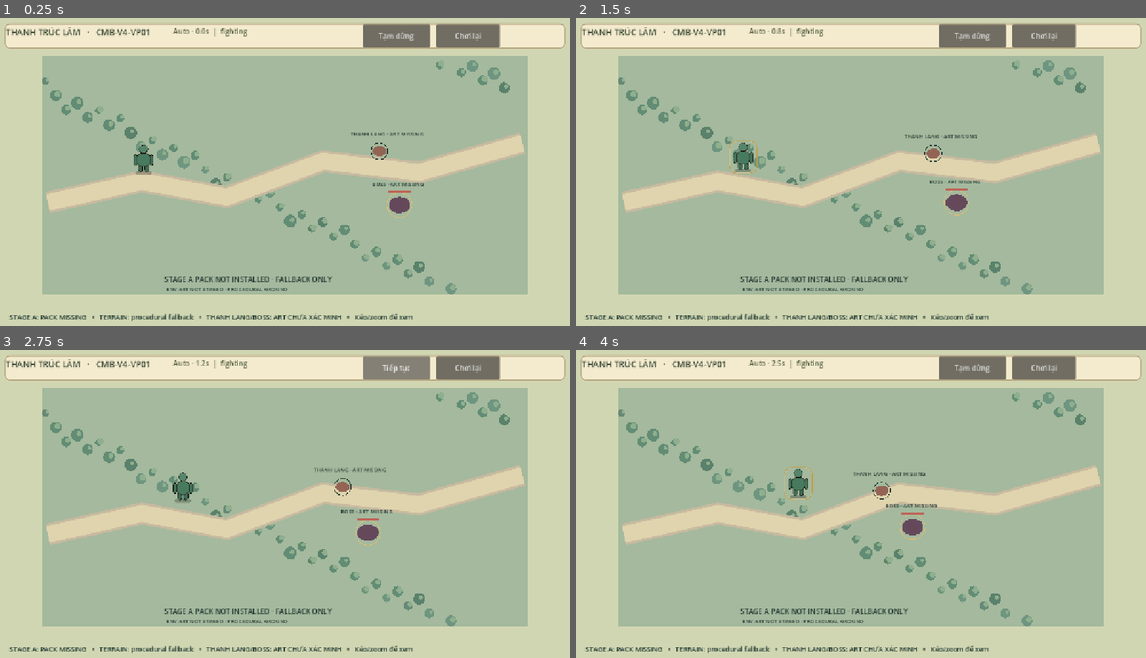
Above: before the commit, frames 1-4 (two rows, left to right).
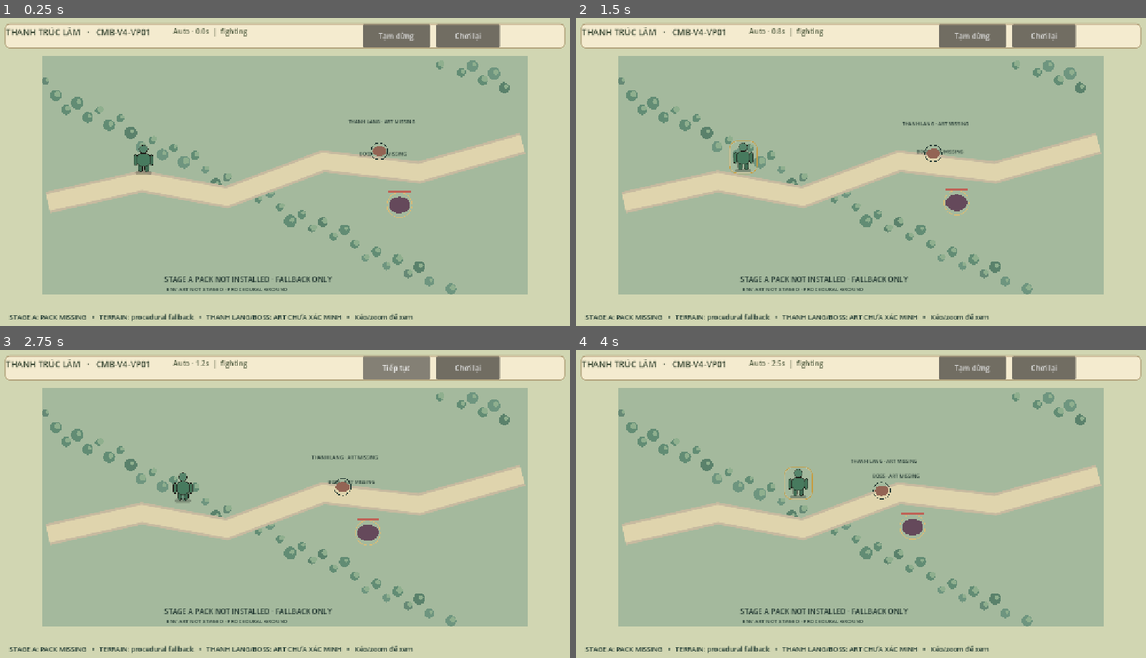
Above: after the commit, the same moments.

Repository: vuanhtuan161094-byte/TongMonBaDao
Game: Godot game, scene res://scenes/labs/combat_v4_visual_pilot.tscn
Two runs of this game, one before a commit and one after it. Both use one fixed random seed, a clock stepped at 60 frames per second and the inputs below. This scene is started directly instead of the project's main scene.
Inputs (mouse positions are in pixels of both pictures, inside the frame that each line leads up to):
- Up to frame 1 (0.25 s): no input
- Up to frame 2 (1.5 s): click "Chơi lại" at 0.5 s; click (735, 156) at 1.25 s
- Up to frame 3 (2.75 s): click "Tạm dừng" at 2 s
- Up to frame 4 (4 s): click "Tiếp tục" at 2.75 s; click (781, 485) at 3.5 s

The runs differ from the first frame. In frame 1, 0.3% of the frame differs, in the area x 61-75%, y 33-55%; in frame 2, 0.3%; in frame 3, 0.3%, in the area x 54-69%, y 34-54%; in frame 4, 0.3%.

Commit message:
CMB-V4: 2-way side profile + Godot mirror for female, wolf and boss; exact-hash concept poses

Diff:
--- a/godot/src/presentation/labs/combat_v4_world_view.gd
+++ b/godot/src/presentation/labs/combat_v4_world_view.gd
@@ -12,6 +12,24 @@
 const SOURCE_TERRAIN := "res://assets/labs/combat_v4/terrain/stone_courtyard.png"
 const SOURCE_ROAD := "res://assets/labs/combat_v4/roads/stone_branch.png"
 const SOURCE_VEGETATION := "res://assets/labs/combat_v4/vegetation/570185.png"
+const ORIGINAL_ART_FILES := {
+    "wolf_idle": "res://assets/labs/combat_v4/original/thanh_lang_idle_concept_256.png",
+    "wolf_walk": "res://assets/labs/combat_v4/original/thanh_lang_walk_concept_256.png",
+    "wolf_run": "res://assets/labs/combat_v4/original/thanh_lang_run_concept_256.png",
+    "wolf_attack": "res://assets/labs/combat_v4/original/thanh_lang_attack_concept_256.png",
+    "wolf_hit": "res://assets/labs/combat_v4/original/thanh_lang_hit_concept_256.png",
+    "wolf_downed": "res://assets/labs/combat_v4/original/thanh_lang_downed_concept_256.png",
+    "boss_idle": "res://assets/labs/combat_v4/original/hac_lang_vuong_idle_concept_512.png"
+}
+const ORIGINAL_ART_HASHES := {
+    "wolf_idle": "66512ed97090af2f059c47aa7ac4b079396cf6b720432c5dcdde19ecf12499c2",
+    "wolf_walk": "1c2e084b6182d6d899a664973d85f93e52bf54becb4c59029ad3238e028087e4",
+    "wolf_run": "c965f466e1665e9f9ade6cacbf8c337c772a853db9677d8295a54b23bc61b161",
+    "wolf_attack": "578a8732de8baf169066da26885f8f83ee1482120f4e04d583389014a4d9e63d",
+    "wolf_hit": "341eb66656149fc36b6507300a37687d21425d9108bdb4ff0fd1fe6aefd620f6",
+    "wolf_downed": "14e383b9b185c66ef0590a44323bad370f32e702b006c8799bb835f0e01490e1",
+    "boss_idle": "b515de27e2e71a7f506294236f6b835bfb44777b33d3611b01c324c3f7c429bc"
+}
 const SOURCE_HASHES := {
     "res://assets/labs/combat_v4/terrain/stone_courtyard.png": "c157965bd15f2747a55b602d4320dc34ad70c9129f79cc17eb8b4b139897468a",
     "res://assets/labs/combat_v4/roads/stone_branch.png": "1894d9047c73a6d9c80c8455b1a09209e49acb6eafed2922eb23446f190ab819",
@@ -26,6 +44,12 @@
 var fx: Array[Dictionary] = []
 var source_textures: Dictionary = {}
 var source_loaded: Array[String] = []
+var original_textures: Dictionary = {}
+var monster_nodes: Dictionary = {}
+var monster_previous_positions: Dictionary = {}
+var monster_facing: Dictionary = {}
+var monster_reactions: Dictionary = {}
+var visual_clock := 0.0
 
 static func world_point(logical: Vector2) -> Vector2:
     return MAP_RECT.position + Vector2(
@@ -41,12 +65,27 @@
             if texture != null:
                 source_textures[key] = texture
                 source_loaded.append(key)
+    # Generated, original concept art: not Source A. Import ONLY exact-checksum test images.
+    for art_key in ORIGINAL_ART_FILES:
+        var art_path: String = ORIGINAL_ART_FILES[art_key]
+        if ResourceLoader.exists(art_path) and FileAccess.get_sha256(art_path).to_lower() == str(ORIGINAL_ART_HASHES[art_key]):
+            var art_texture := load(art_path) as Texture2D
+            if art_texture != null:
+                original_textures[art_key] = art_texture
     queue_redraw()
 
 func bind_battle(authority: MapBattleV2) -> void:
     battle = authority
     if disciple_visual != null:
         disciple_visual.queue_free()
+    for n in monster_nodes.values():
+        if is_instance_valid(n):
+            (n as Sprite2D).queue_free()
+    monster_nodes.clear()
+    monster_previous_positions.clear()
+    monster_facing.clear()
+    monster_reactions.clear()
+    visual_clock = 0.0
     disciple_visual = ModularDiscipleActor.new()
     disciple_visual.name = "StageA_Female_Proof"
     add_child(disciple_visual)
@@ -55,6 +94,26 @@
     stage_art_loaded = int(installed.get("applied", 0)) == 14
     disciple_visual.set_status_text("")
     last_disciple_position = Vector2(-999.0, -999.0)
+    last_facing = CombatV4TwoWayFacing.RIGHT
+    # The concept wolf/boss images are one SIDE profile, never Up/Down renders.
+    var ids: Array = battle.actors.keys()
+    ids.sort()
+    for raw_id in ids:
+        var actor: Dictionary = battle.actors[raw_id]
+        if str(actor.get("side", "")) != "monster":
+            continue
+        var is_boss := str(actor.get("tier", "")) == "boss"
+        var key := "boss_idle" if is_boss else "wolf_idle"
+        if not original_textures.has(key):
+            continue
+        var sprite := Sprite2D.new()
+        sprite.name = "Proof_" + str(raw_id)
+        sprite.texture = original_textures[key]
+        sprite.centered = true
+        sprite.texture_filter = CanvasItem.TEXTURE_FILTER_LINEAR
+        add_child(sprite)
+        monster_nodes[raw_id] = sprite
+        monster_facing[raw_id] = CombatV4TwoWayFacing.LEFT
     sync_visuals()
     queue_redraw()
 
@@ -74,18 +133,54 @@
         var moving := last_disciple_position.x > -900.0 and logical.distance_to(last_disciple_position) > 0.0001
         if moving:
             var delta := logical - last_disciple_position
-            var direction := DiscipleActorVisualCatalog.direction_for_delta(delta, last_facing)
+            var direction := CombatV4TwoWayFacing.for_motion(delta, last_facing)
             if direction != last_facing:
                 FemaleStageAAssetLoader.apply_public_direction(disciple_visual, direction)
                 last_facing = direction
-            disciple_visual.play_walk_for_delta(delta)
+            disciple_visual.play_walk_for_delta(CombatV4TwoWayFacing.directional_motion(direction))
         else:
             disciple_visual.current_clip = DiscipleActorVisualCatalog.CLIP_IDLE
             disciple_visual.set_facing_from_delta(Vector2.ZERO)
         last_disciple_position = logical
         disciple_visual.modulate.a = 0.36 if float(actor.get("hp", 0.0)) <= 0.0 else 1.0
         break
+    _sync_monster_art()
     queue_redraw()
+
+func _sync_monster_art() -> void:
+    for raw_id in monster_nodes:
+        if not battle.actors.has(raw_id):
+            continue
+        var actor: Dictionary = battle.actors[raw_id]
+        var sprite: Sprite2D = monster_nodes[raw_id]
+        var is_boss := str(actor.get("tier", "")) == "boss"
+        var at := world_point(actor.get("position", Vector2.ZERO))
+        var logical: Vector2 = actor.get("position", Vector2.ZERO)
+        var previous: Vector2 = monster_previous_positions.get(raw_id, logical)
+        var delta := logical - previous
+        var moving := delta.length_squared() > 0.000001
+        var facing: StringName = CombatV4TwoWayFacing.for_motion(delta, monster_facing.get(raw_id, CombatV4TwoWayFacing.LEFT))
+        monster_facing[raw_id] = facing
+        monster_previous_positions[raw_id] = logical
+        # Source concept wolves face LEFT. Flip for RIGHT; vertical retains facing.
+        sprite.flip_h = CombatV4TwoWayFacing.flip_h(facing, true)
+        var base_scale := 0.42 if is_boss else 0.34
+        sprite.scale = Vector2.ONE * base_scale
+        sprite.position = at - Vector2(0, (189.0 if is_boss else 90.0) * base_scale)
+        sprite.z_index = clampi(roundi(at.y), 0, 1000)
+        sprite.modulate.a = 0.4 if float(actor.get("hp", 0.0)) <= 0.0 else 1.0
+        var clip := "idle"
+        if float(actor.get("hp", 0.0)) <= 0.0:
+            clip = "downed"
+        elif monster_reactions.has(raw_id) and visual_clock < float(monster_reactions[raw_id]["until"]):
+            clip = str(monster_reactions[raw_id]["pose"])
+        elif moving:
+            clip = "walk"
+        var desired := "boss_idle" if is_boss else "wolf_" + clip
+        if original_textures.has(desired):
+            sprite.texture = original_textures[desired]
+        elif original_textures.has("wolf_idle"):
+            sprite.texture = original_textures["wolf_idle"]
 
 func consume_events(new_events: Array) -> void:
     # Emission is purely decorative. Backend damage has already happened.
@@ -95,10 +190,15 @@
         var event: Dictionary = raw
         match str(event.get("type", "")):
             "hit":
+                var attacker_id := str(event.get("attacker", ""))
+                if monster_nodes.has(attacker_id):
+                    monster_reactions[attacker_id] = {"pose": "attack", "until": visual_clock + 0.24}
                 var target_id := str(event.get("target", ""))
                 var target: Dictionary = battle.actors.get(target_id, {})
                 if not target.is_empty():
                     fx.append({"at": world_point(target["position"]), "ttl": 0.28, "kind": "hit"})
+                if monster_nodes.has(target_id):
+                    monster_reactions[target_id] = {"pose": "hit", "until": visual_clock + 0.23}
             "area_release":
                 if event.has("center"):
                     fx.append({"at": world_point(event["center"]), "ttl": 0.38, "kind": "burst"})
@@ -111,6 +211,7 @@
     queue_redraw()
 
 func advance_cosmetics(delta: float) -> void:
+    visual_clock += maxf(0.0, delta)
     for i in range(fx.size() - 1, -1, -1):
         fx[i]["ttl"] = float(fx[i]["ttl"]) - delta
         if float(fx[i]["ttl"]) <= 0.0:
@@ -158,12 +259,17 @@
         var shade := Color("#65495b") if boss else ENEMY
         if not alive:
             shade = Color("#919c93")
-        draw_set_transform(at, 0.0, Vector2(width, width * 0.76))
-        draw_circle(Vector2.ZERO, 1.0, shade)
-        draw_set_transform(Vector2.ZERO)
-        draw_arc(at, width + 4, 0, TAU, 30, GOLD if boss else INK, 1.5)
-        _draw_label("BOSS · ART MISSING" if boss else "THANH LANG · ART MISSING",
-            at + Vector2(-61 if boss else -65, -width - 19), 12, INK)
+        if not monster_nodes.has(raw_id):
+            draw_set_transform(at, 0.0, Vector2(width, width * 0.76))
+            draw_circle(Vector2.ZERO, 1.0, shade)
+            draw_set_transform(Vector2.ZERO)
+            draw_arc(at, width + 4, 0, TAU, 30, GOLD if boss else INK, 1.5)
+        _draw_label(
+            ("BOSS · ORIGINAL POSE PROOF" if boss else "THANH LANG · ORIGINAL POSE PROOF")
+            if monster_nodes.has(raw_id) else
+            ("BOSS · ART MISSING" if boss else "THANH LANG · ART MISSING"),
+            at + Vector2(-90 if boss else -70, -110 if boss else -62), 11, INK
+        )
         if boss or alive and float(a.get("hp", 0.0)) < float(a.get("max_hp", 1.0)) * 0.45:
             var hp_ratio := clampf(float(a.get("hp", 0.0)) / maxf(1.0, float(a.get("max_hp", 0.0))), 0, 1)
             draw_rect(Rect2(at + Vector2(-25, -width - 8), Vector2(50, 4)), Color("#4b4d3d"))
